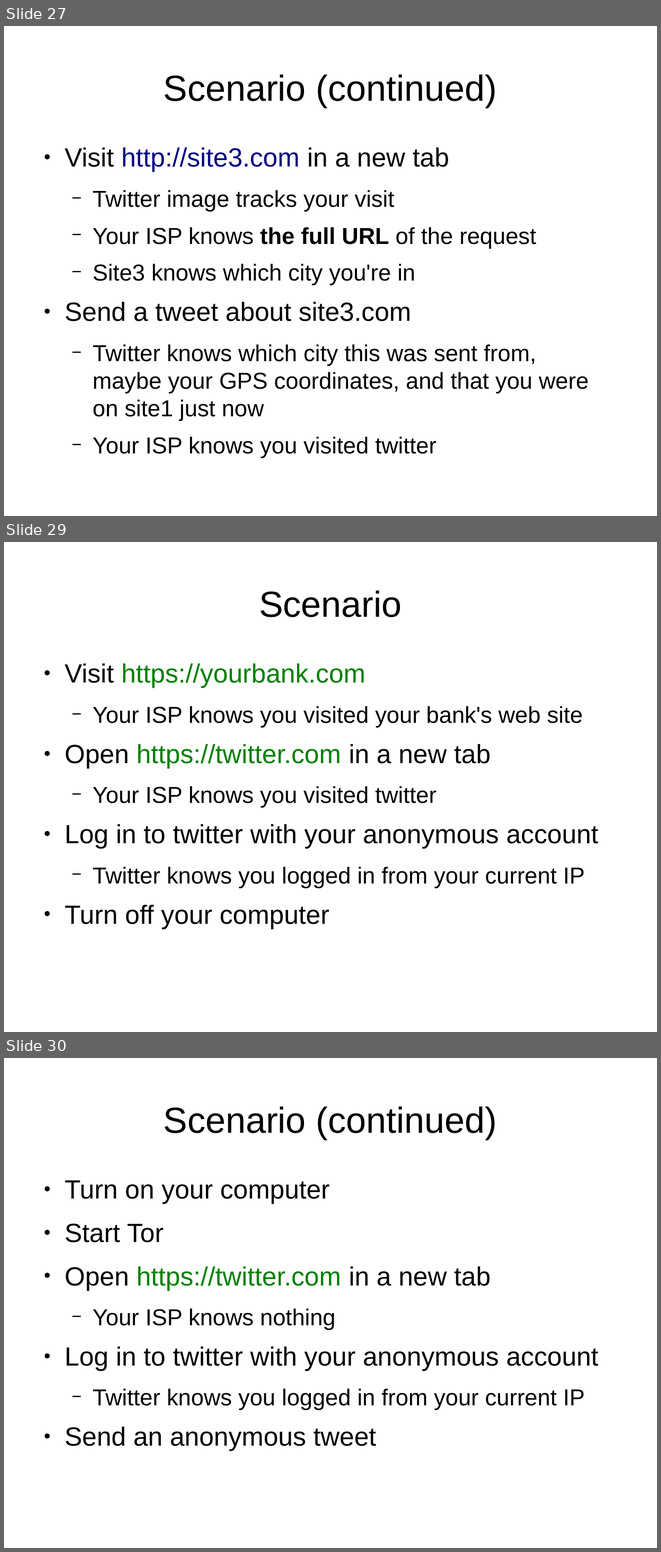
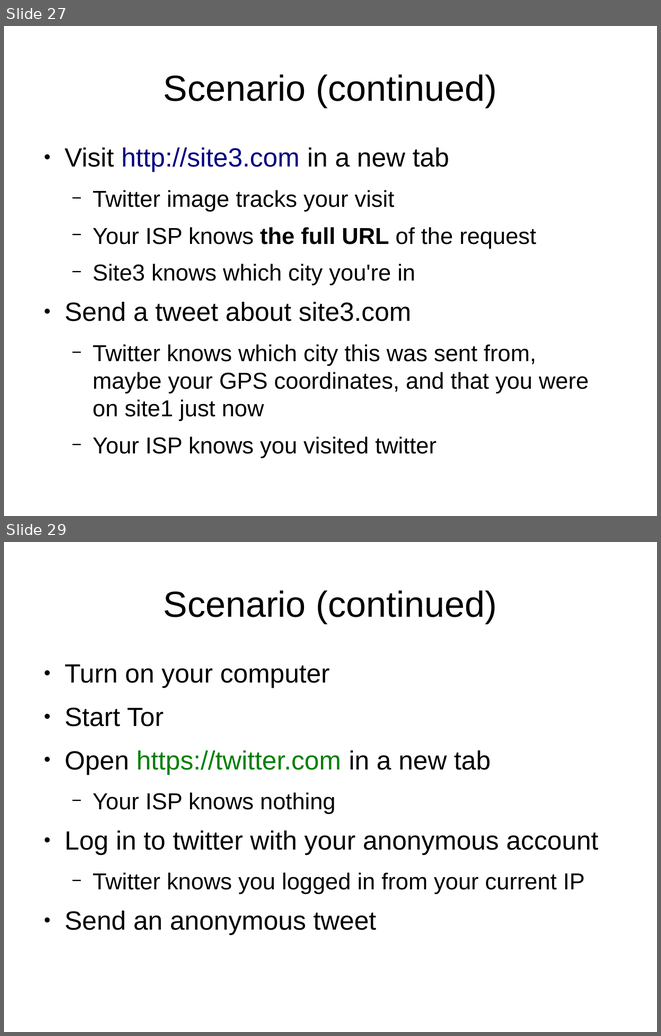
Before and after one commit to bendechrai/preso-security-privacy-anonymity, a slide deck: security-privacy-anonymity.odp. Shown one above the other, each under a label of ours: slides 27, 29 and 30 before the commit, slides 27 and 29 after it; the slides between them are not shown. The pictures are 661x1552 and 661x1036 pixels, drawn with LibreOffice and Linux fonts; fonts in the diff are those of the drawing; background and template pictures are left out. Boxes give left, top, right and bottom in pixels: in the first picture for what was removed or moved away, otherwise in the second. Text is boxed around its words. In the diff, an @@ line names an element or a change of style, - is before the commit and + after.

```diff
--- a/security-privacy-anonymity.odp
+++ b/security-privacy-anonymity.odp
@@ slide 29 removed at (4, 542, 657, 1032), background #FFFFFF @@
@@ title removed at (259, 590, 402, 617) @@
-Scenario
@@ text removed at (64, 663, 599, 928) @@
-● Visit https://yourbank.com
-  − Your ISP knows you visited your bank's web site
-● Open https://twitter.com in a new tab
-  − Your ISP knows you visited twitter
-● Log in to twitter with your anonymous account
-  − Twitter knows you logged in from your current IP
-● Turn off your computer
@@ what was slide 30 is now slide 29 @@
```
Also in this commit, not shown: 9 slides changed.
